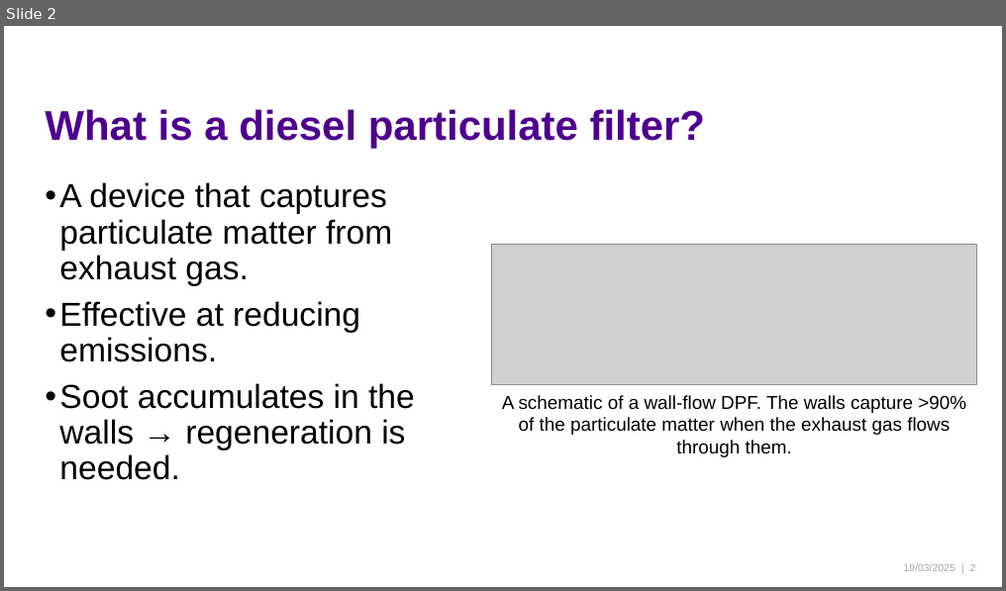
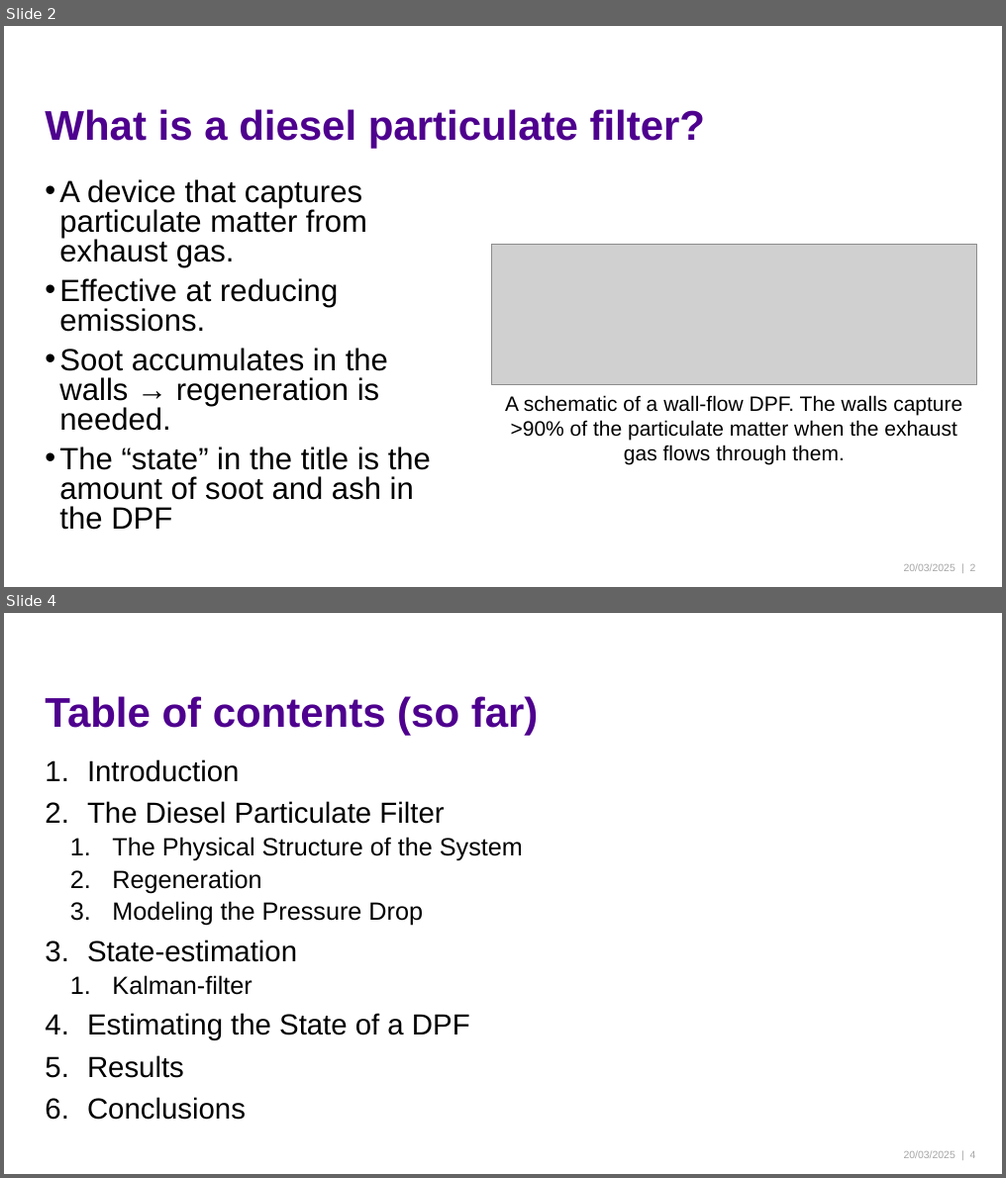
Before and after one commit to sheriffraato/diplomityo, a slide deck: Introduction21032025.pptx. Shown one above the other, each under a label of ours: slide 2 before the commit, slides 2 and 4 after it; the slides between them are not shown. The pictures are 1006x591 and 1006x1178 pixels, drawn with LibreOffice and Linux fonts; fonts in the diff are those of the drawing; grey boxes stand for pictures; background and template pictures are left out. Boxes give left, top, right and bottom in pixels: in the first picture for what was removed or moved away, otherwise in the second. Text is boxed around its words. In the diff, an @@ line names an element or a change of style, - is before the commit and + after.

Commit message:
intro powerpoint done?

```diff
--- a/Introduction21032025.pptx
+++ b/Introduction21032025.pptx
@@ slide 4 added at bbox=[4, 613, 1002, 1174], background #FFFFFF @@
@@ title added at bbox=[45, 696, 539, 735], 40 pt, text #4E008E, bold @@
+Table of contents (so far)
@@ text added at bbox=[87, 760, 523, 1120], 28 pt, text #000000 @@
+1. Introduction
+2. The Diesel Particulate Filter
+  1. The Physical Structure of the System
+  2. Regeneration
+  3. Modeling the Pressure Drop
+3. State-estimation
+  1. Kalman-filter
+4. Estimating the State of a DPF
+5. Results
+6. Conclusions
@@ text added at bbox=[904, 1151, 955, 1158], 10 pt, text #A6A6A6 @@
+20/03/2025
@@ page number added at bbox=[970, 1152, 976, 1158], 10 pt, text #A6A6A6 @@
+| 4
@@ slide 2 changed as well @@
@@ text at bbox=[59, 179, 388, 431]: size 32 to 29.6 pt in "A device that captures particulate matter from ...", "Effective at reducing emissions.", "Soot accumulates in the walls → regeneration ..."; line spacing 0.9 to 0.8 @@
@@ text "A schematic of a wall-flow ..." at bbox=[505, 395, 962, 466]: size 18 to 20 pt @@
@@ text at bbox=[59, 447, 431, 530]: paragraph added @@
+• The “state” in the title is the amount of soot and ash in the DPF
```
Also in this commit, not shown: 2 other slides changed.
